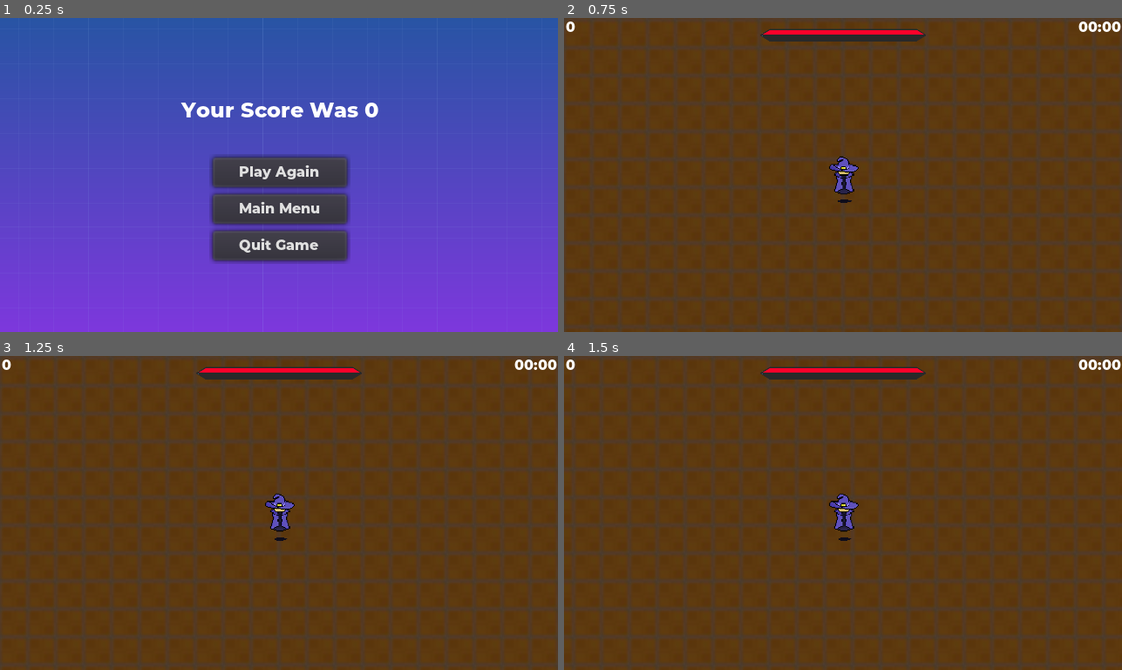
Above: before the commit, frames 1-4 (two rows, left to right).
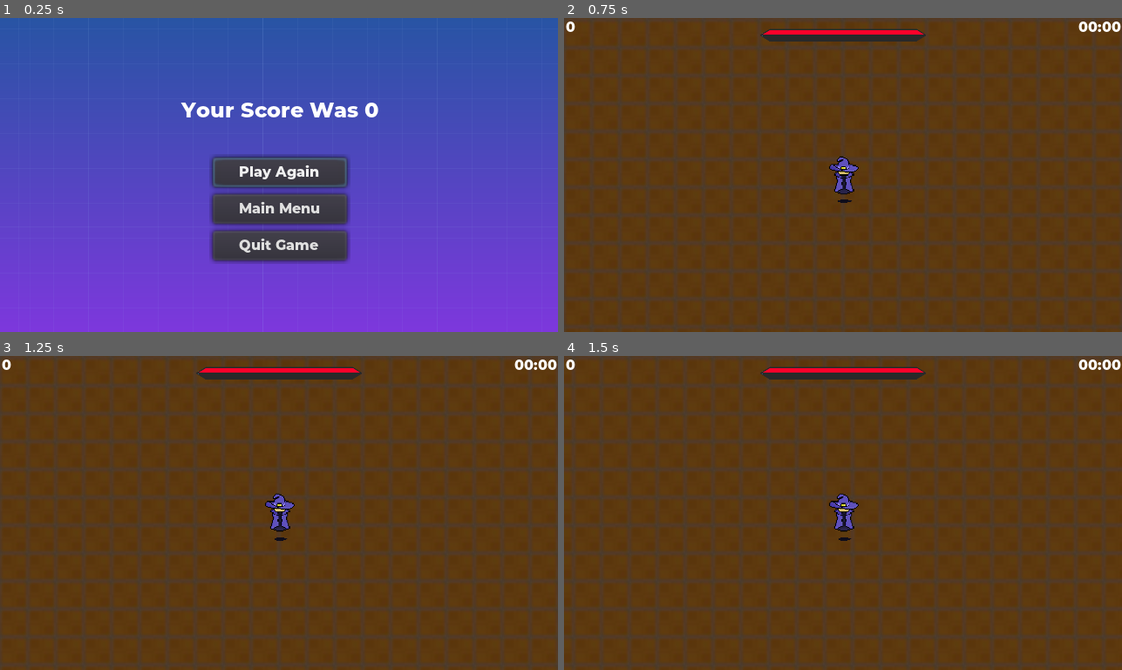
Above: after the commit, the same moments.

Repository: emsidhu/Endless-Survival
Game: Godot game, scene res://Menus/GameOver.tscn
Two runs of this game, one before a commit and one after it. Both use one fixed random seed, a clock stepped at 60 frames per second and the inputs below. This scene is started directly instead of the project's main scene.
Inputs (mouse positions are in pixels of both pictures, inside the frame that each line leads up to):
- Up to frame 1 (0.25 s): no input
- Up to frame 2 (0.75 s): click "Play Again" at 0.5 s
- Up to frame 3 (1.25 s): no input
- Up to frame 4 (1.5 s): move the mouse to (965, 497) at 1.27 s; hold Right (ui_right) from 1.28 s (still down)

The runs differ from the first frame. In frame 1, 0.2% of the frame differs, in the area x 38-63%, y 44-54%; in frame 2, nothing differs; in frame 3, nothing differs; in frame 4, nothing differs.

Commit message:
Fixed Gameover Screen

Diff:
--- a/Menus/GameOver.gd
+++ b/Menus/GameOver.gd
@@ -2,12 +2,9 @@
 
 
 func _ready() -> void:
-
 	$Title.text = "Your Score Was " + str(Globals.score)
-	PlayerStats.resetStats()
-
-
+	$Menu/ChangeSceneBtn.grab_focus()
 
 
 func _on_ChangeSceneBtn_button_up():
-	PlayerStats.health = PlayerStats.max_health
+	PlayerStats.resetStats()
